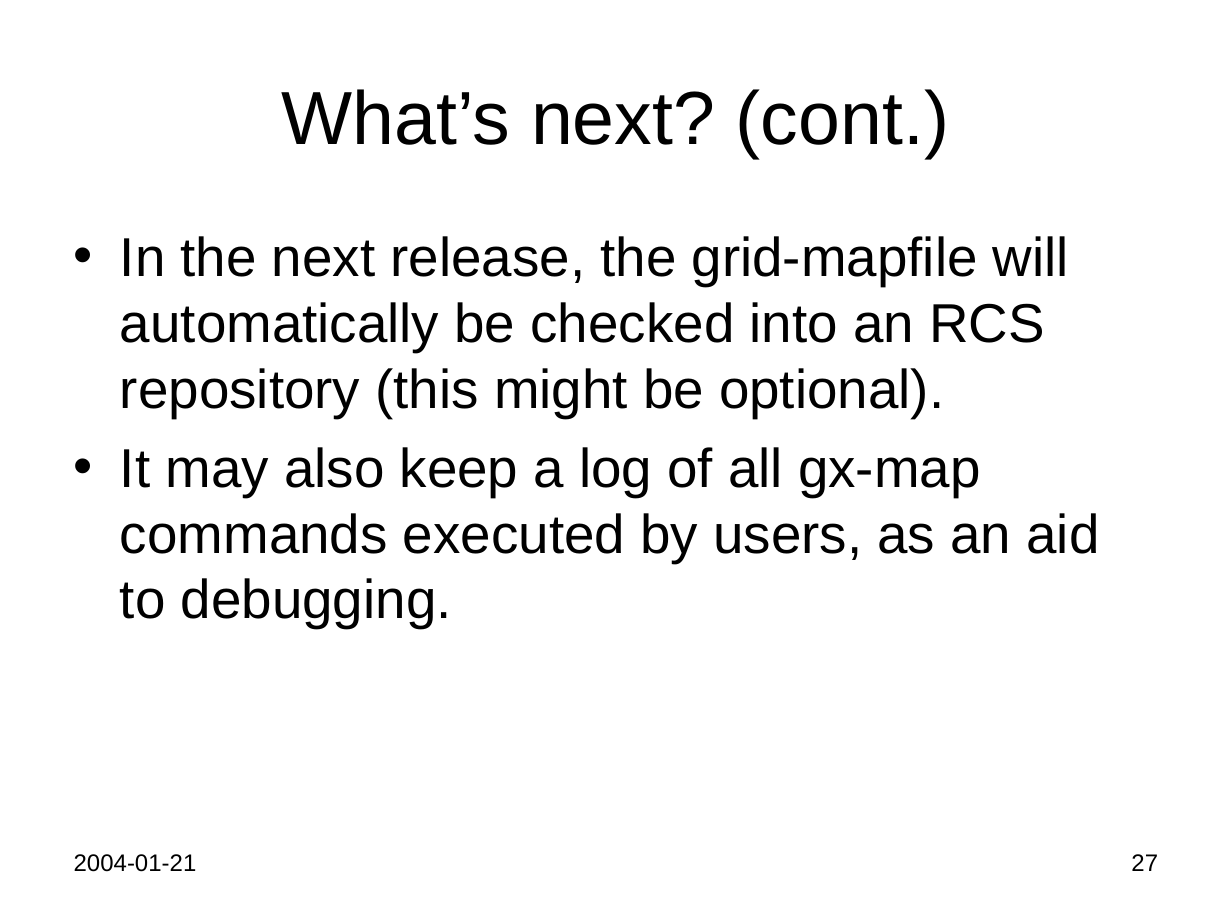
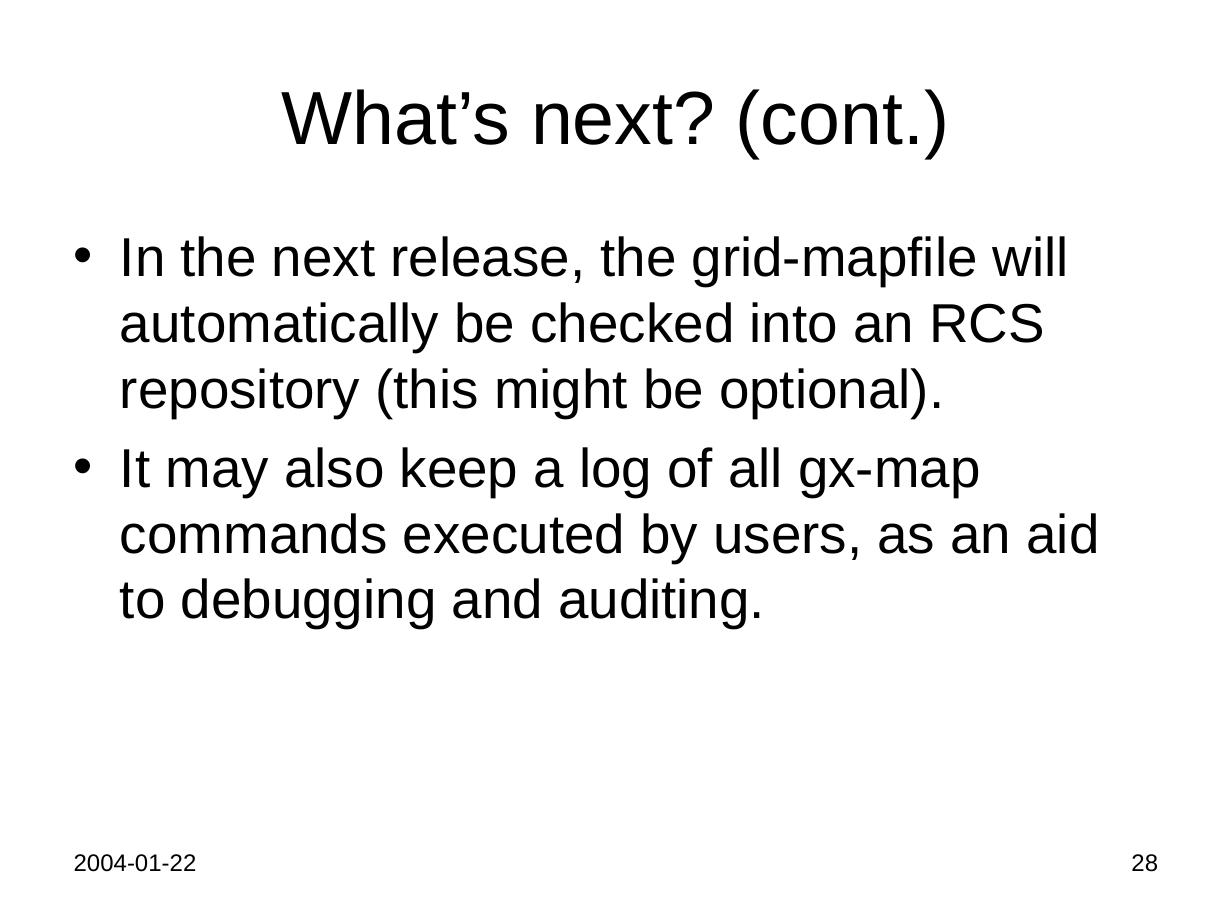
Before and after one commit to Keith-S-Thompson/gx-map, a slide deck: slide 28 of gx-map.ppt (slide 27 before the commit). Drawn at 1232x924 pixels with LibreOffice and Linux fonts; fonts in the diff are those of the drawing. Boxes give left, top, right and bottom in pixels: in the first picture for what was removed or moved away, otherwise in the second. Text is boxed around its words. In the diff, an @@ line names an element or a change of style, - is before the commit and + after.

```diff
--- a/gx-map.ppt
+++ b/gx-map.ppt
@@ text at [120,447,1100,628]: text changed @@
-• It may also keep a log of all gx-map commands executed by users, as an aid to debugging.
+• It may also keep a log of all gx-map commands executed by users, as an aid to debugging and auditing.
@@ text at [74,854,197,872]: text changed @@
-2004-01-21
+2004-01-22
@@ page number at [1131,854,1158,872]: text changed @@
-27
+28
```
Also in this commit, not shown: 28 other slides changed, 1 slide added.
